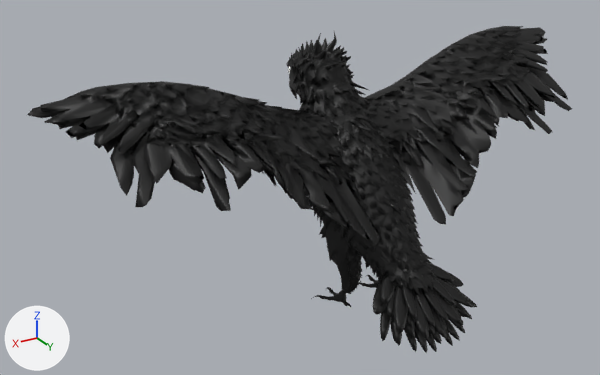
The FBX model Assets/Art/Models/Hawk/SK_Hawk.fbx: old version first, new version second.
Rendered twice from a 50 mm lens placed at (14.8, 20.55, 14.88), pointed at (1.83, -1.08, 4.06). Lighting does not change. The marker at lower left points along +X, +Y and +Z. Where no turn or scale is listed for an object, it has been applied to the vertices.

Before the edit, the objects in view are built like this:
```python
me_mesh_003 = bpy.data.meshes.new('Mesh.003')
me_mesh_003.from_pydata(...)  # 12367 vertices, 25408 faces; spans x -10.0..10.0, y -4.8..4.5, z -0.1..8.8
me_mesh_003.materials.append(mat_lambert1_001)
ob_hawk_low = bpy.data.objects.new('hawk_low', me_mesh_003)
ob_hawk_low.location = (0.0, 0.0, 0.0)
```
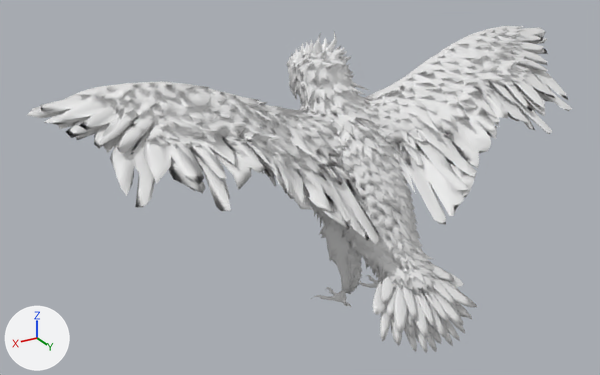
Commit message: Hawk glide

The change in detail:
me_mesh_003 has 12367 vertices, 25408 faces and spans x -10.0..10.0, y -4.8..4.5, z -0.1..8.8.
me_mesh_003 no longer uses material mat_lambert1_001.

Changed parts and their boxes [x1, y1, x2, y2] in the pictures (600 x 375 px):
'hawk_low', recoloured (black to white): [27, 26, 572, 353] in both
